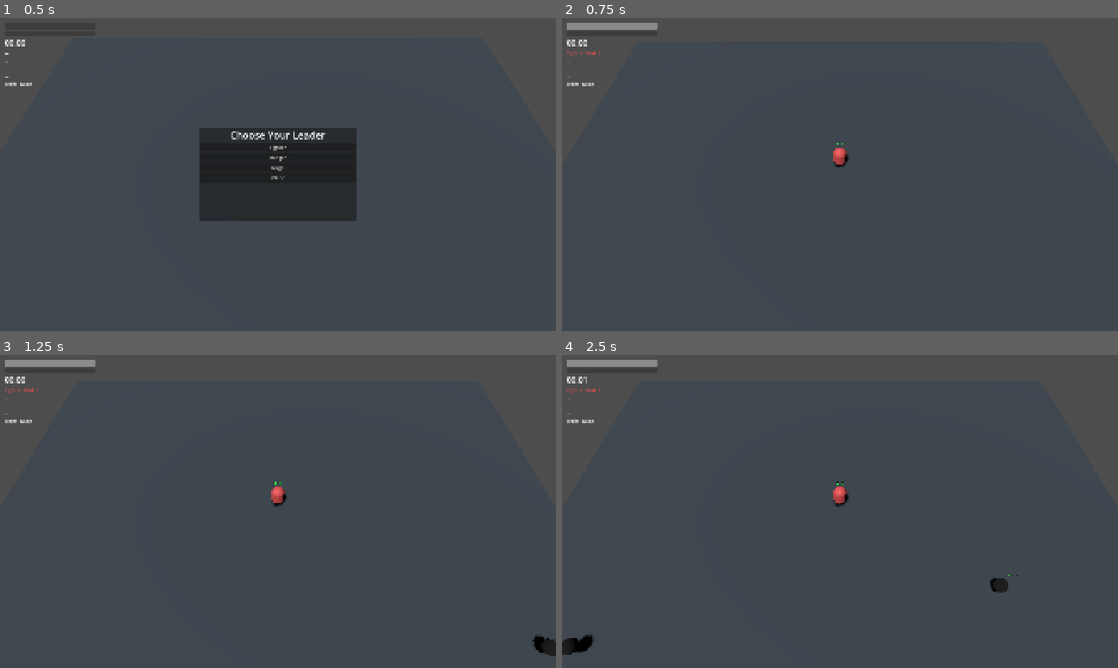
Above: before the commit, frames 1-4 (two rows, left to right).
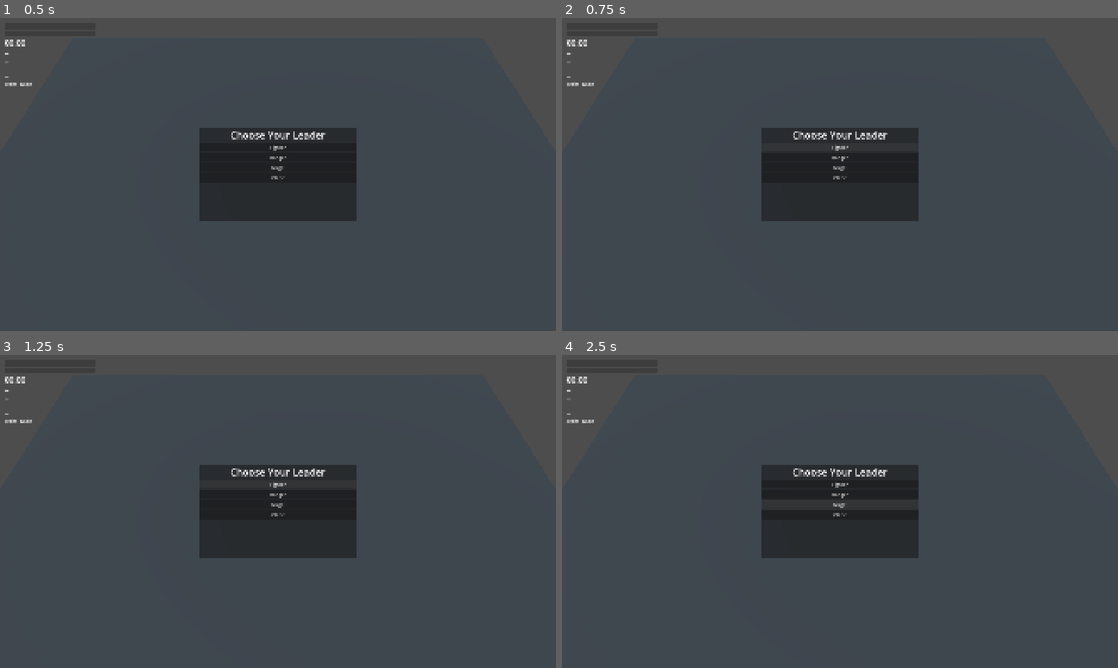
Above: after the commit, the same moments.

Repository: JVITsolutions/Party-Forge
Game: Godot game, scene res://scenes/game/main.tscn
Two runs of this game, one before a commit and one after it. Both use one fixed random seed, a clock stepped at 60 frames per second and the inputs below.
Inputs (mouse positions are in pixels of both pictures, inside the frame that each line leads up to):
- Up to frame 1 (0.5 s): no input
- Up to frame 2 (0.75 s): click "Fighter" at 0.5 s
- Up to frame 3 (1.25 s): no input
- Up to frame 4 (2.5 s): click (840, 495) at 1.25 s, where only the run after the commit has a clickable "Ranger"; click (840, 505) at 2 s, where only the run after the commit has a clickable "Mage"

Frame 1 is identical in both runs. In frame 2, 8.7% of the frame differs, in the area x 0-65%, y 1-65%; in frame 3, 8.9%; in frame 4, 9.1%, in the area x 0-82%, y 1-96%.
Error after the commit: Parse Error: Could not resolve class "PartyActor". (res://scripts/characters/leader.gd:1)

Commit message:
feat: add per-member stat snapshots

Diff:
--- a/scripts/data/class_definition.gd
+++ b/scripts/data/class_definition.gd
@@ -8,6 +8,8 @@
 @export var role: Role
 @export var color: Color = Color.WHITE
 @export var traits: Array[StringName] = []
+@export var capability_tags: Array[StringName] = []
+@export var base_stat_overrides: Dictionary = {}
 @export var max_health: float = 100.0
 @export var armor: float = 0.0
 @export var move_speed: float = 6.0
@@ -19,6 +21,13 @@
 @export var tether_distance: float = 10.0
 @export var primary_attack: AttackDefinition
 @export var support_action: AttackDefinition
+
+func stat_base_values() -> Dictionary:
+	var values := base_stat_overrides.duplicate(true)
+	values[&"max_health"] = float(values.get(&"max_health", max_health))
+	values[&"armor"] = float(values.get(&"armor", armor))
+	values[&"move_speed"] = float(values.get(&"move_speed", move_speed))
+	return values
 
 func validate() -> PackedStringArray:
     var errors: PackedStringArray = []
--- a/scripts/party/party_manager.gd
+++ b/scripts/party/party_manager.gd
@@ -5,10 +5,12 @@
 signal class_rank_changed(class_id: StringName, rank: int)
 signal active_traits_changed(tiers: Dictionary)
 signal upgrades_changed
+signal stats_changed(member_id: int)
 
 const MAX_PARTY_SIZE := 4
 const PARTY_STAT_IDS: Array[StringName] = [&"max_health", &"damage", &"move_speed", &"attack_speed", &"pickup_radius"]
 const DEFAULT_UPGRADE_TUNING: UpgradeTuning = preload("res://data/upgrades/default_upgrades.tres")
+const STAT_CATALOG: StatCatalog = preload("res://data/stats/core_stats.tres")
 var members: Array[PartyMemberState] = []
 var class_ranks: Dictionary = {}
 var trait_definitions: Array[TraitDefinition] = []
@@ -16,6 +18,8 @@
 var party_stat_ranks: Dictionary = {}
 var trait_upgrade_ranks: Dictionary = {}
 var upgrade_tuning: UpgradeTuning = DEFAULT_UPGRADE_TUNING
+var _stat_revision := 0
+var _stat_cache: Dictionary = {}
 
 func _init() -> void:
     for stat_id: StringName in PARTY_STAT_IDS:
@@ -34,10 +38,52 @@
     _append_member(definition, false)
     return true
 
+func member_by_id(member_id: int) -> PartyMemberState:
+    for member: PartyMemberState in members:
+        if member.member_id == member_id:
+            return member
+    return null
+
+func stats_for(member_id: int) -> ResolvedStatSnapshot:
+    var member := member_by_id(member_id)
+    if member == null:
+        return null
+    if _stat_cache.has(member_id):
+        return _stat_cache[member_id] as ResolvedStatSnapshot
+    var snapshot := StatResolver.resolve(member_id, STAT_CATALOG, member.class_definition.stat_base_values(), member.capability_tags, _sources_for(member), [], _stat_revision)
+    _stat_cache[member_id] = snapshot
+    return snapshot
+
+func add_member_source(member_id: int, source: StatModifierSource) -> bool:
+    var member := member_by_id(member_id)
+    if member == null or source == null:
+        return false
+    var validation_errors := StatResolver.validate_sources(STAT_CATALOG, [source])
+    if not validation_errors.is_empty():
+        for error: String in validation_errors:
+            push_error(error)
+        return false
+    source.owner_member_id = member_id
+    member.modifier_sources.append(source)
+    _invalidate_member(member_id)
+    return true
+
+func _invalidate_member(member_id: int) -> void:
+    _stat_revision += 1
+    _stat_cache.erase(member_id)
+    stats_changed.emit(member_id)
+
+func _invalidate_all_members() -> void:
+    _stat_revision += 1
+    _stat_cache.clear()
+    for member: PartyMemberState in members:
+        stats_changed.emit(member.member_id)
+
 func rank_up(class_id: StringName) -> bool:
     if not class_ranks.has(class_id):
         return false
     class_ranks[class_id] = int(class_ranks[class_id]) + 1
+    _invalidate_all_members()
     class_rank_changed.emit(class_id, int(class_ranks[class_id]))
     return true
 
@@ -58,6 +104,7 @@
     if stat_id not in PARTY_STAT_IDS or party_stat_rank(stat_id) >= upgrade_tuning.party_stat_max_rank:
         return false
     party_stat_ranks[stat_id] = party_stat_rank(stat_id) + 1
+    _invalidate_all_members()
     upgrades_changed.emit()
     return true
 
@@ -79,6 +126,7 @@
     if active_tier(trait_id) <= 0 or trait_definition(trait_id) == null:
         return false
     trait_upgrade_ranks[trait_id] = trait_upgrade_rank(trait_id) + 1
+    _invalidate_all_members()
     upgrades_changed.emit()
     return true
 
@@ -129,14 +177,67 @@
             return maxf(0.0, 1.0 - effective_trait_value(&"vanguard"))
     return 1.0
 
+func _sources_for(member: PartyMemberState) -> Array[StatModifierSource]:
+    var sources: Array[StatModifierSource] = []
+    var definition := member.class_definition
+    var rank_bonus := float(maxi(get_class_rank(definition.id), 1) - 1) * definition.class_rank_power_step
+    var class_rank_id := StringName("class_rank_%s" % definition.id)
+    sources.append(StatModifierSource.create(
+        class_rank_id,
+        &"class_rank",
+        "%s Rank" % definition.display_name,
+        0,
+        [StatModifier.create(&"damage", StatModifier.Operation.INCREASED, rank_bonus, class_rank_id, "%s Rank" % definition.display_name)],
+    ))
+    for source: StatModifierSource in member.modifier_sources:
+        sources.append(source)
+
+    var party_modifiers: Array[StatModifier] = []
+    for stat_id: StringName in PARTY_STAT_IDS:
+        var amount := float(party_stat_rank(stat_id)) * _party_stat_step(stat_id)
+        party_modifiers.append(StatModifier.create(stat_id, StatModifier.Operation.INCREASED, amount, StringName("party_%s" % stat_id), "Party %s" % String(stat_id).capitalize()))
+    sources.append(StatModifierSource.create(&"party_upgrades", &"party", "Party Upgrades", 0, party_modifiers))
+
+    var trait_modifiers: Array[StatModifier] = []
+    for trait_id: StringName in definition.traits:
+        var trait_data := trait_definition(trait_id)
+        var active_value := effective_trait_value(trait_id)
+        if trait_data == null or active_value <= 0.0:
+            continue
+        var label := trait_data.display_name
+        match trait_data.stat_id:
+            &"attack_speed":
+                trait_modifiers.append(StatModifier.create(&"attack_speed", StatModifier.Operation.INCREASED, active_value, trait_id, label))
+            &"cooldown_reduction":
+                trait_modifiers.append(StatModifier.create(&"attack_speed", StatModifier.Operation.MORE, 1.0 / maxf(1.0 - active_value, 0.05) - 1.0, trait_id, label))
+            &"projectile_speed_and_range":
+                trait_modifiers.append(StatModifier.create(&"projectile_speed", StatModifier.Operation.INCREASED, active_value, trait_id, label))
+                trait_modifiers.append(StatModifier.create(&"attack_range", StatModifier.Operation.INCREASED, active_value, trait_id, label))
+            &"area_size":
+                trait_modifiers.append(StatModifier.create(&"area_size", StatModifier.Operation.INCREASED, active_value, trait_id, label))
+            &"support_power", &"healing_and_revive":
+                trait_modifiers.append(StatModifier.create(&"healing_power", StatModifier.Operation.INCREASED, active_value, trait_id, label))
+    sources.append(StatModifierSource.create(&"active_traits", &"trait", "Active Traits", 0, trait_modifiers))
+    return sources
+
+func _party_stat_step(stat_id: StringName) -> float:
+    match stat_id:
+        &"max_health": return upgrade_tuning.max_health_per_rank
+        &"damage": return upgrade_tuning.damage_per_rank
+        &"move_speed": return upgrade_tuning.move_speed_per_rank
+        &"attack_speed": return upgrade_tuning.attack_speed_per_rank
+        &"pickup_radius": return upgrade_tuning.pickup_radius_per_rank
+        _: return 0.0
+
 func _append_member(definition: ClassDefinition, leader: bool) -> void:
     var member := PartyMemberState.new(members.size() + 1, definition, leader)
     members.append(member)
     if not class_ranks.has(definition.id): class_ranks[definition.id] = 1
-    _recalculate_traits()
+    if not _recalculate_traits():
+        _invalidate_all_members()
     member_added.emit(member)
 
-func _recalculate_traits() -> void:
+func _recalculate_traits() -> bool:
     var next: Dictionary = {}
     for definition: TraitDefinition in trait_definitions:
         var count: int = trait_count(definition.id)
@@ -144,6 +245,9 @@
         for threshold: Variant in definition.tiers.keys():
             if count >= int(threshold): achieved = maxi(achieved, int(threshold))
         if achieved > 0: next[definition.id] = achieved
-    if next != active_tiers:
-        active_tiers = next
-        active_traits_changed.emit(active_tiers.duplicate())
+    if next == active_tiers:
+        return false
+    active_tiers = next
+    _invalidate_all_members()
+    active_traits_changed.emit(active_tiers.duplicate())
+    return true
--- a/scripts/party/party_member_state.gd
+++ b/scripts/party/party_member_state.gd
@@ -4,8 +4,14 @@
 var member_id: int
 var class_definition: ClassDefinition
 var is_leader: bool
+var capability_tags: Array[StringName] = []
+var modifier_sources: Array[StatModifierSource] = []
 
 func _init(id_value: int, definition: ClassDefinition, leader: bool) -> void:
     member_id = id_value
     class_definition = definition
     is_leader = leader
+    capability_tags = definition.capability_tags.duplicate()
+    for trait_id: StringName in definition.traits:
+        if trait_id not in capability_tags:
+            capability_tags.append(trait_id)
--- /dev/null
+++ b/tests/unit/test_member_stats.gd
@@ -0,0 +1,51 @@
+extends RefCounted
+
+func run() -> Array[String]:
+	var failures: Array[String] = []
+	var catalog := GameCatalog.load_defaults()
+	var ranger := catalog.class_by_id(&"ranger")
+	var party := PartyManager.new()
+	party.initialize(ranger, catalog.traits)
+	party.recruit(ranger)
+	var first_id := party.members[0].member_id
+	var second_id := party.members[1].member_id
+	var changed: Array[int] = []
+	party.stats_changed.connect(func(member_id: int) -> void: changed.append(member_id))
+
+	var first_before := party.stats_for(first_id)
+	var second_before := party.stats_for(second_id)
+	var personal := StatModifierSource.create(&"member_2_damage", &"character", "Personal Training", second_id, [
+		StatModifier.create(&"damage", StatModifier.Operation.INCREASED, 0.25, &"personal_damage", "Personal Training"),
+	])
+	TestAssertions.truthy(party.add_member_source(second_id, personal), "member source is accepted", failures)
+	var first_personal := party.stats_for(first_id)
+	var second_personal := party.stats_for(second_id)
+	TestAssertions.near(first_personal.value(&"damage"), 1.0, 0.001, "first duplicate excludes second member source", failures)
+	TestAssertions.near(second_personal.value(&"damage"), 1.25, 0.001, "second duplicate owns personal source", failures)
+	TestAssertions.equal(first_personal.revision, first_before.revision, "unrelated member cache remains valid", failures)
+	TestAssertions.truthy(second_personal.revision > second_before.revision, "owned source invalidates target member", failures)
+
+	var first_revision := first_personal.revision
+	var second_revision := second_personal.revision
+	TestAssertions.truthy(party.rank_up(&"ranger"), "shared Ranger rank increases", failures)
+	var first_ranked := party.stats_for(first_id)
+	var second_ranked := party.stats_for(second_id)
+	TestAssertions.truthy(first_ranked.revision > first_revision, "class rank invalidates first duplicate", failures)
+	TestAssertions.truthy(second_ranked.revision > second_revision, "class rank invalidates second duplicate", failures)
+	TestAssertions.near(first_ranked.value(&"damage"), 1.2, 0.001, "shared class rank affects first duplicate", failures)
+	TestAssertions.near(second_ranked.value(&"damage"), 1.45, 0.001, "shared and personal increased damage add", failures)
+	TestAssertions.truthy(_has_source(first_ranked, &"damage", &"class_rank_ranger"), "first breakdown names class rank", failures)
+	TestAssertions.truthy(_has_source(second_ranked, &"damage", &"personal_damage"), "second breakdown names personal source", failures)
+
+	var event_count := changed.size()
+	TestAssertions.equal(party.stats_for(9999), null, "unknown member has no snapshot", failures)
+	TestAssertions.truthy(not party.add_member_source(9999, personal), "unknown member rejects source", failures)
+	TestAssertions.equal(changed.size(), event_count, "unknown member emits no stat event", failures)
+	party.free()
+	return failures
+
+func _has_source(snapshot: ResolvedStatSnapshot, stat_id: StringName, source_id: StringName) -> bool:
+	for row: Dictionary in snapshot.breakdown(stat_id):
+		if row["source_id"] == source_id:
+			return true
+	return false
Not shown, added: tests/unit/test_member_stats.gd.uid
